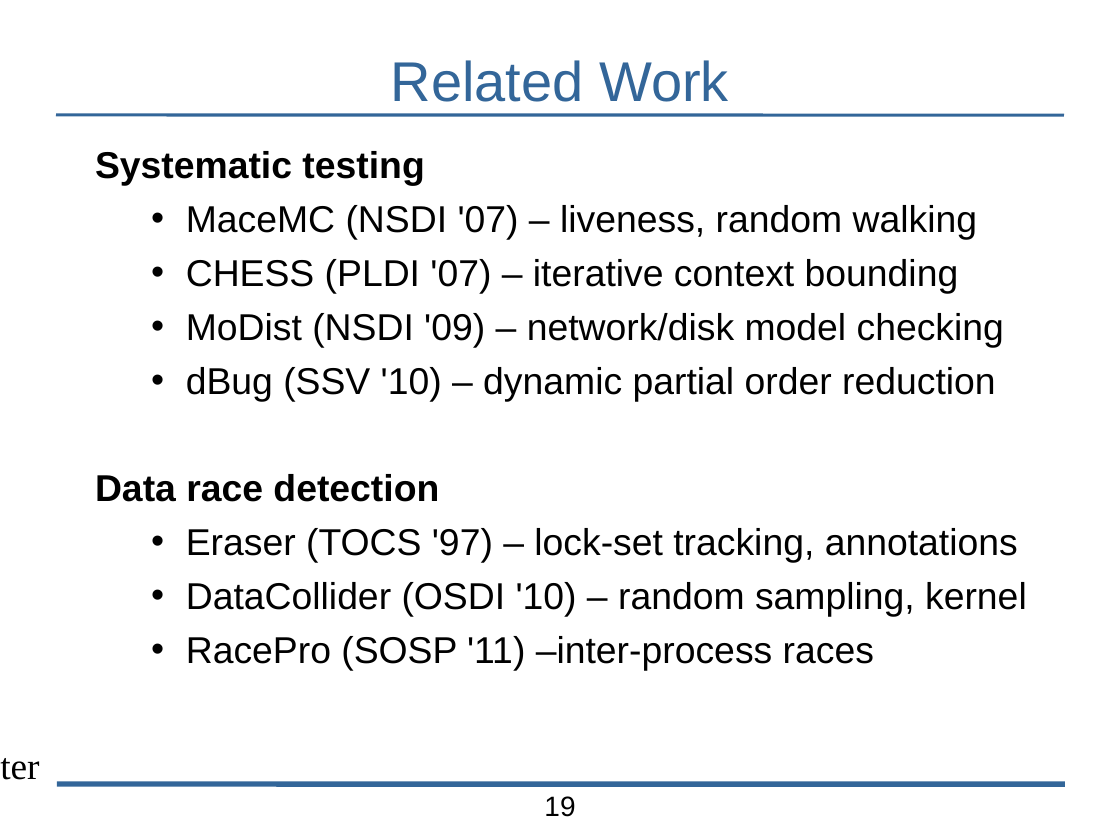
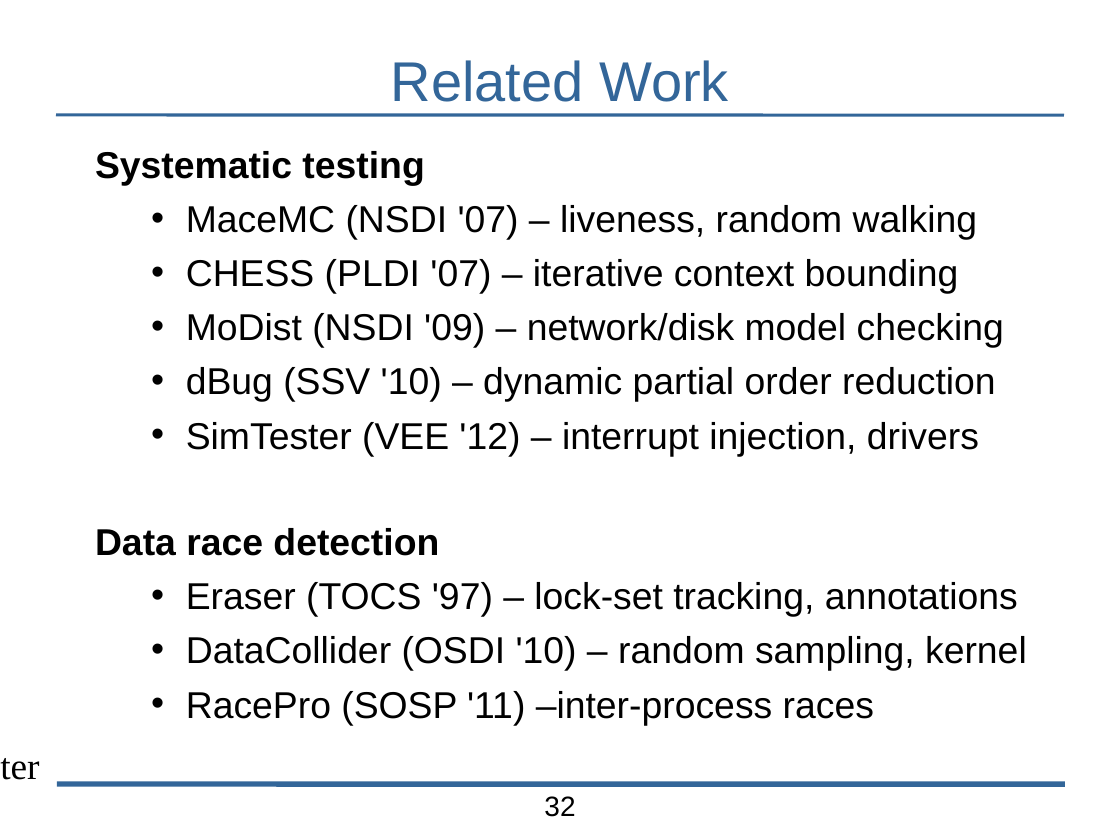
Before and after one commit to bblum/talks, a slide deck: slide 32 of pdl-retreat/pdl-talk.odp (slide 19 before the commit). Drawn at 1120x840 pixels with LibreOffice and Linux fonts; fonts in the diff are those of the drawing; background and template pictures are left out. Boxes give left, top, right and bottom in pixels: in the first picture for what was removed or moved away, otherwise in the second. Text is boxed around its words. In the diff, an @@ line names an element or a change of style, - is before the commit and + after.

Commit message:
finish 1st draft pdl slides

```diff
--- a/pdl-retreat/pdl-talk.odp
+++ b/pdl-retreat/pdl-talk.odp
@@ text at [186, 422, 979, 456]: paragraph added @@
+  • SimTester (VEE '12) – interrupt injection, drivers
@@ page number at [544, 796, 575, 817]: text changed @@
-19
+32
```
Also in this commit, not shown: 1 other slide changed, 21 slides added, 8 slides removed.
